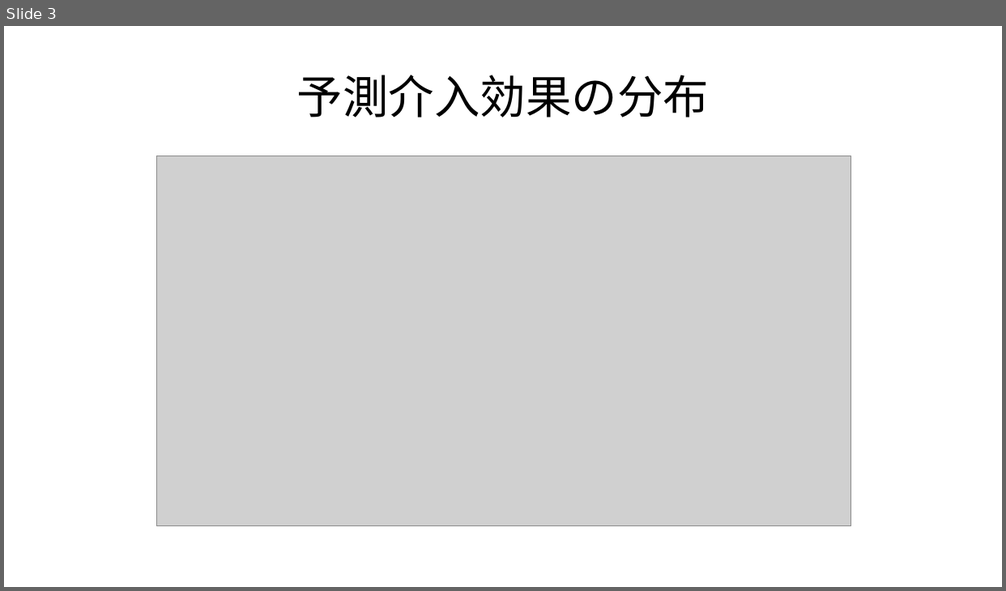
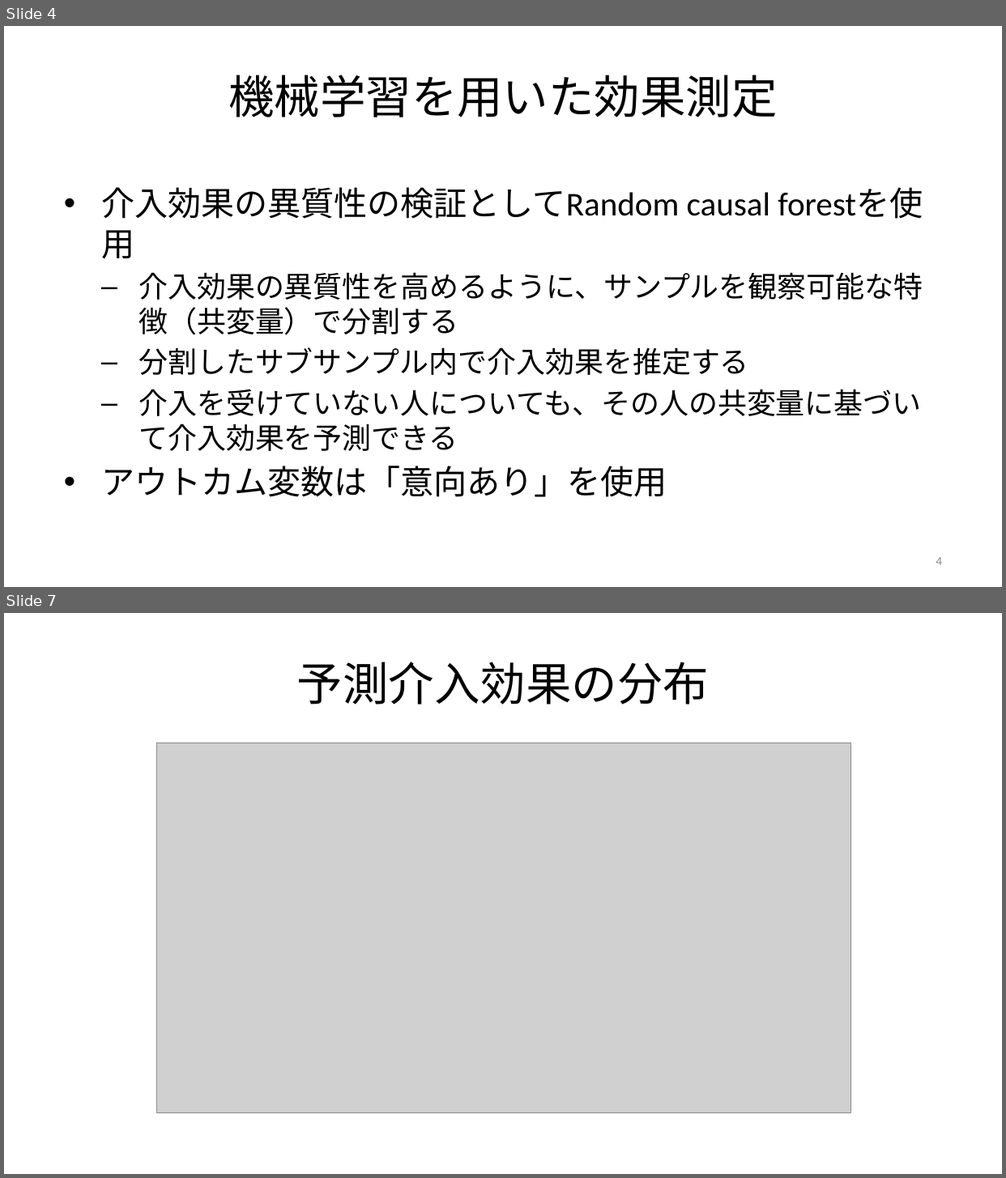
Before and after one commit to JMDP-behavioral-economics/RCT-Nudge, a slide deck: targeting.pptx. Shown one above the other, each under a label of ours: slide 3 before the commit, slides 4 and 7 after it; the slides between them are not shown. The pictures are 1006x591 and 1006x1178 pixels, drawn with LibreOffice and Linux fonts; fonts in the diff are those of the drawing; grey boxes stand for pictures. Boxes give left, top, right and bottom in pixels: in the first picture for what was removed or moved away, otherwise in the second. Text is boxed around its words. In the diff, an @@ line names an element or a change of style, - is before the commit and + after.

```diff
--- a/targeting.pptx
+++ b/targeting.pptx
@@ slide 4 added at bbox=[4, 26, 1002, 587], background #FFFFFF @@
@@ title added at bbox=[228, 75, 777, 118], 33 pt, text #000000 @@
+機械学習を用いた効果測定
@@ text added at bbox=[101, 187, 923, 497], 21 pt, text #000000 @@
+• 介入効果の異質性の検証としてRandom causal forestを使用
+  – 介入効果の異質性を高めるように、サンプルを観察可能な特徴（共変量）で分割する
+  – 分割したサブサンプル内で介入効果を推定する
+  – 介入を受けていない人についても、その人の共変量に基づいて介入効果を予測できる
+• アウトカム変数は「意向あり」を使用
@@ page number added at bbox=[936, 557, 942, 565], 9 pt, text #8C8C8C @@
+4
@@ what was slide 3 is now slide 7 @@
```
Also in this commit, not shown: 5 slides changed, 3 other slides added.
